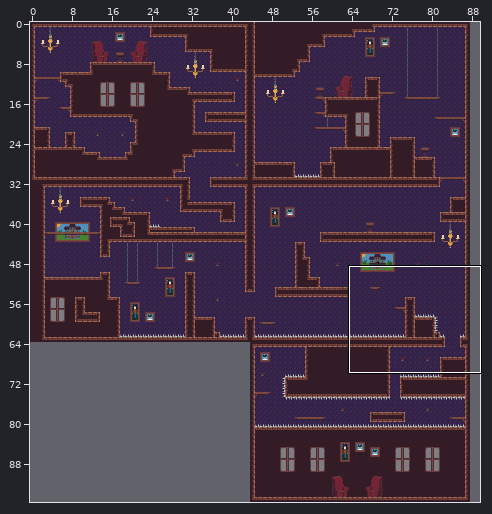
Tiled map: assets/tilemaps/level_demo.tmx. Above: a wide view before the commit, with the close-up outlined.
Close-up. Before the edit:
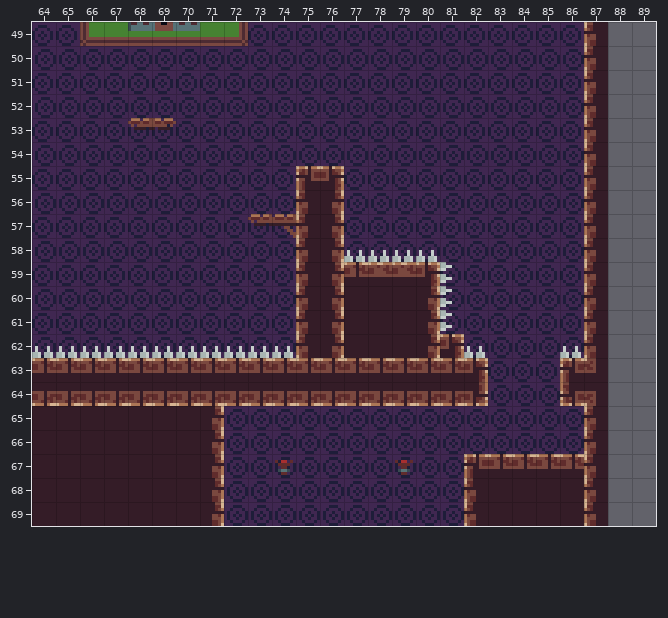
Cells are 8x8 px. Shown: x 64..89, y 49..69. The commit also changed other parts of the map, which this record leaves out.
The result:
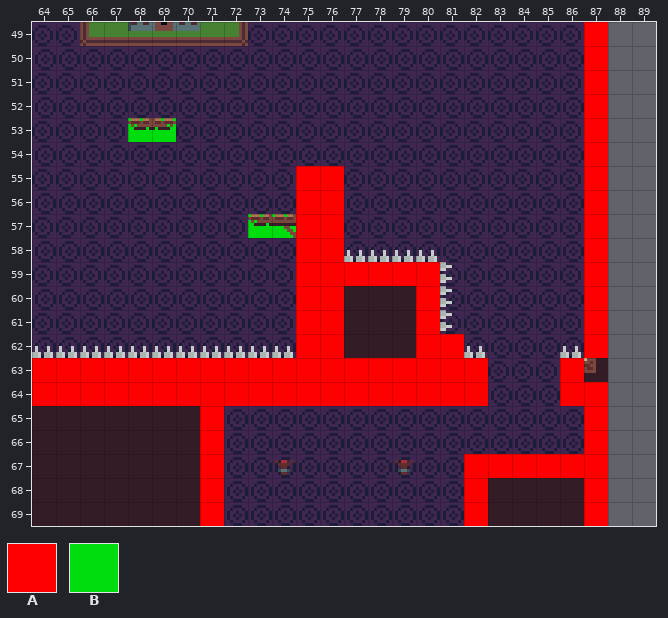
Key: from "tileset_1": A 78 "collider", B 115 "collider".
_ is an empty cell.
Tiles of an added or newly shown layer are drawn over the layers below it.
Change:
Layer "colliders" (now shown):
The edit adds tile A in rows 49 to 54 at x 87; in rows 55 to 58 at x 75 to 76 and 87; in row 59 at x 75 to 80 and 87; in rows 60 to 61 at x 75 to 76, 80 and 87; in row 62 at x 75 to 76, 80 to 81 and 87; in row 63 at x 64 to 82 and 86.
The edit adds tile A in row 64 at x 64 to 82 and 86 to 87; in rows 65 to 66 at x 71 and 87; in row 67 at x 71 and 82 to 87; in rows 68 to 69 at x 71, 82 and 87.
The edit adds tile B in row 53 at x 68 to 69; in row 57 at x 73 to 74.
Boxes around the changes in both close-ups, in picture pixels (x1, y1, x2, y2):
added: (32, 22, 608, 526)
